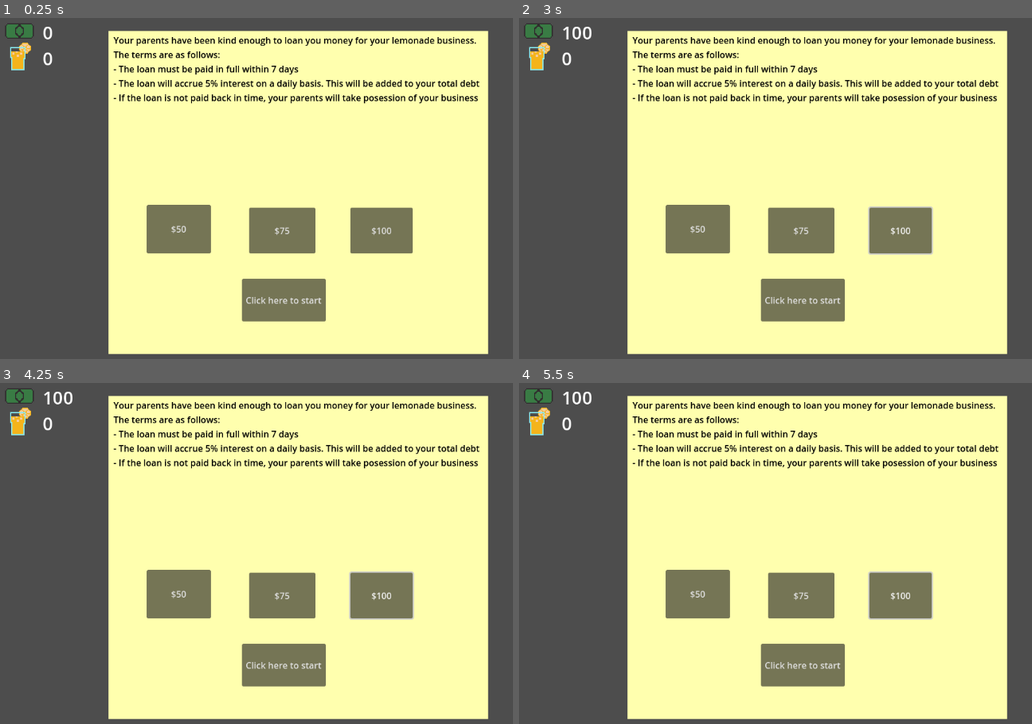
Above: before the commit, frames 1-4 (two rows, left to right).
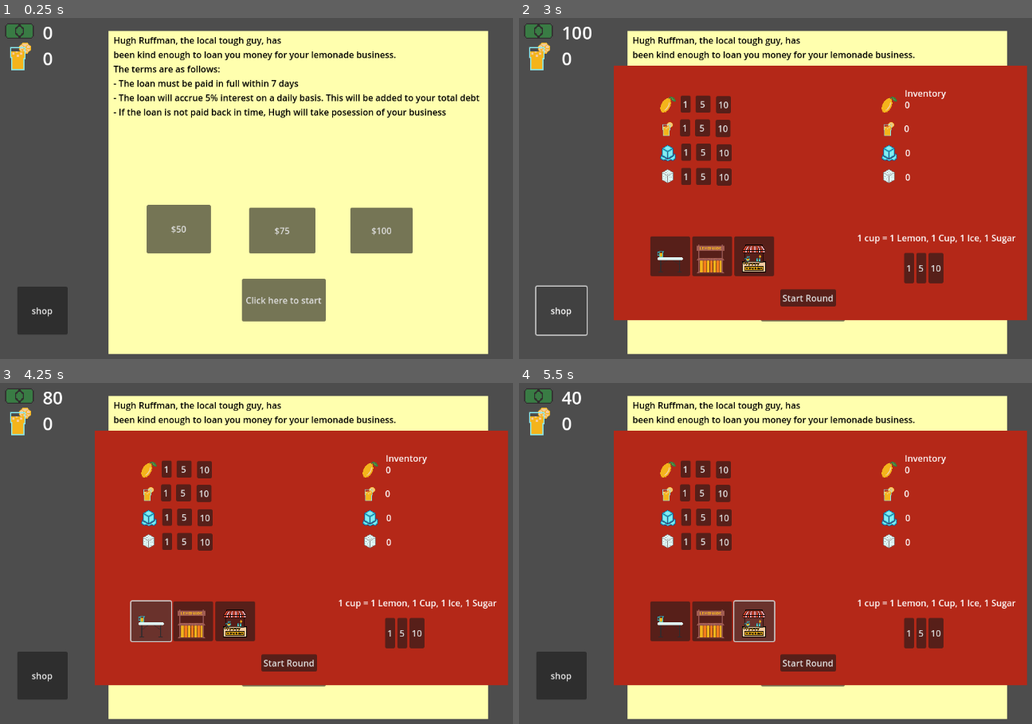
Above: after the commit, the same moments.

Repository: Jrees98/GMTK24
Game: Godot game, scene res://Scenes/main.tscn
Same seed, same stepped clock (60 frames per second), same inputs: the game is played once before the commit and once after it.
Inputs (mouse positions are in pixels of both pictures, inside the frame that each line leads up to):
- Up to frame 1 (0.25 s): no input
- Up to frame 2 (3 s): click "$50" at 0.5 s; click "$75" at 1.25 s; click "$100" at 2 s; click (560, 311) at 2.75 s, where only the run after the commit has a clickable "shop"
- Up to frame 3 (4.25 s): click (148, 621) at 3.52 s
- Up to frame 4 (5.5 s): click (713, 621) at 4.27 s; click (754, 621) at 5.02 s

The runs differ from the first frame. In frame 1, 5.8% of the frame differs, in the area x 3-94%, y 5-93%; in frame 2, 62%; in frame 3, 63%, in the area x 3-100%, y 2-93%; in frame 4, 63%.

Commit message:
add timers

Diff:
--- a/Scenes/customer.tscn
+++ b/Scenes/customer.tscn
@@ -122,7 +122,7 @@
 autoplay = "walk"
 
 [node name="PurchasedLemonade" type="Timer" parent="."]
-wait_time = 0.5
+wait_time = 2.0
 
 [node name="AudioStreamPlayer2D" type="AudioStreamPlayer2D" parent="."]
 stream = ExtResource("4_rie7u")
--- a/Scenes/main.tscn
+++ b/Scenes/main.tscn
@@ -19,9 +19,181 @@
 [node name="Main" type="Node2D" groups=["customers", "lemons"]]
 script = ExtResource("1_yitt0")
 
+[node name="Shop" type="CanvasLayer" parent="."]
+process_mode = 3
+layer = 10
+visible = false
+
+[node name="ColorRect" type="ColorRect" parent="Shop"]
+offset_left = 177.0
+offset_top = 101.0
+offset_right = 924.0
+offset_bottom = 562.0
+color = Color(0.705882, 0.156863, 0.0941176, 1)
+
+[node name="Lemons" parent="Shop" instance=ExtResource("6_x1x7r")]
+position = Vector2(274, 171)
+texture = ExtResource("6_0syao")
+quantity_1 = 1
+price_1 = 1
+quantity_2 = 5
+price_2 = 5
+quantity_3 = 10
+price_3 = 10
+inventory_item_texture = ExtResource("6_0syao")
+item_type = "lemons"
+
+[node name="Cups" parent="Shop" instance=ExtResource("6_x1x7r")]
+position = Vector2(273, 214)
+texture = ExtResource("6_y5hbf")
+quantity_1 = 1
+price_1 = 1
+quantity_2 = 5
+price_2 = 5
+quantity_3 = 10
+price_3 = 10
+inventory_item_texture = ExtResource("6_y5hbf")
+item_type = "cups"
+
+[node name="Ice" parent="Shop" instance=ExtResource("6_x1x7r")]
+position = Vector2(275, 258)
+texture = ExtResource("8_oib8b")
+quantity_1 = 1
+price_1 = 1
+quantity_2 = 5
+price_2 = 5
+quantity_3 = 10
+price_3 = 10
+inventory_item_texture = ExtResource("8_oib8b")
+item_type = "ice"
+
+[node name="Sugar" parent="Shop" instance=ExtResource("6_x1x7r")]
+position = Vector2(275, 302)
+texture = ExtResource("9_c5dqx")
+quantity_1 = 1
+price_1 = 1
+quantity_2 = 5
+price_2 = 5
+quantity_3 = 10
+price_3 = 10
+inventory_item_texture = ExtResource("9_c5dqx")
+item_type = "sugar"
+
+[node name="Start_Round" type="Button" parent="Shop"]
+offset_left = 478.0
+offset_top = 506.0
+offset_right = 579.0
+offset_bottom = 537.0
+text = "Start Round"
+
+[node name="InventoryTag" type="Label" parent="Shop"]
+offset_left = 703.0
+offset_top = 139.0
+offset_right = 778.0
+offset_bottom = 162.0
+text = "Inventory"
+
+[node name="Recipie" type="Label" parent="Shop"]
+offset_left = 617.0
+offset_top = 401.0
+offset_right = 904.0
+offset_bottom = 424.0
+text = "1 cup = 1 Lemon, 1 Cup, 1 Ice, 1 Sugar"
+
+[node name="ShopsHBox" type="HBoxContainer" parent="Shop"]
+offset_left = 243.0
+offset_top = 410.0
+offset_right = 467.0
+offset_bottom = 482.0
+
+[node name="TableTier1" type="Button" parent="Shop/ShopsHBox"]
+layout_mode = 2
+icon = ExtResource("12_jp0pq")
+
+[node name="TableTier2" type="Button" parent="Shop/ShopsHBox"]
+layout_mode = 2
+icon = ExtResource("13_uqnds")
+
+[node name="TableTier3" type="Button" parent="Shop/ShopsHBox"]
+layout_mode = 2
+icon = ExtResource("14_bn7ue")
+
+[node name="MakeLemonadeHBox" type="HBoxContainer" parent="Shop"]
+offset_left = 702.0
+offset_top = 440.0
+offset_right = 766.0
+offset_bottom = 495.0
+
+[node name="MakeLemonade" parent="Shop/MakeLemonadeHBox" instance=ExtResource("8_dqkwq")]
+layout_mode = 2
+amount_to_make = 1
+
+[node name="MakeLemonade3" parent="Shop/MakeLemonadeHBox" instance=ExtResource("8_dqkwq")]
+layout_mode = 2
+amount_to_make = 5
+
+[node name="MakeLemonade2" parent="Shop/MakeLemonadeHBox" instance=ExtResource("8_dqkwq")]
+layout_mode = 2
+amount_to_make = 10
+
+[node name="StartScreen" type="CanvasLayer" parent="."]
+process_mode = 3
+
+[node name="ColorRect" type="ColorRect" parent="StartScreen"]
+offset_left = 202.0
+offset_top = 38.0
+offset_right = 888.0
+offset_bottom = 623.0
+color = Color(1, 1, 0.682353, 1)
+
+[node name="StartGame" type="Button" parent="StartScreen"]
+offset_left = 443.0
+offset_top = 487.0
+offset_right = 595.0
+offset_bottom = 564.0
+text = "Click here to start"
+
+[node name="Borrow50" type="Button" parent="StartScreen"]
+offset_left = 271.0
+offset_top = 353.0
+offset_right = 387.0
+offset_bottom = 441.0
+text = "$50"
+
+[node name="Borrow75" type="Button" parent="StartScreen"]
+offset_left = 456.0
+offset_top = 358.0
+offset_right = 576.0
+offset_bottom = 441.0
+text = "$75"
+
+[node name="Borrow100" type="Button" parent="StartScreen"]
+offset_left = 639.0
+offset_top = 358.0
+offset_right = 752.0
+offset_bottom = 441.0
+text = "$100"
+
+[node name="TutorialText" type="Label" parent="StartScreen"]
+offset_left = 211.0
+offset_top = 43.0
+offset_right = 873.0
+offset_bottom = 170.0
+theme_override_colors/font_color = Color(0, 0, 0, 1)
+text = "Hugh Ruffman, the local tough guy, has
+been kind enough to loan you money for your lemonade business.
+The terms are as follows:
+- The loan must be paid in full within 7 days
+- The loan will accrue 5% interest on a daily basis. This will be added to your total debt
+- If the loan is not paid back in time, Hugh will take posession of your business"
+
 [node name="Global_Controller" type="Node" parent="."]
 process_mode = 3
 script = ExtResource("2_iagkp")
+
+[node name="LemonadeStand" parent="." instance=ExtResource("1_433fu")]
+position = Vector2(567, 261)
+scale = Vector2(3, 3)
 
 [node name="Spawner" parent="." instance=ExtResource("4_ix7xf")]
 position = Vector2(1003, 372)
@@ -64,181 +236,25 @@
 theme_override_font_sizes/font_size = 32
 text = "Dollars"
 
-[node name="StartScreen" type="CanvasLayer" parent="."]
-process_mode = 2
-
-[node name="ColorRect" type="ColorRect" parent="StartScreen"]
-offset_left = 202.0
-offset_top = 38.0
-offset_right = 888.0
-offset_bottom = 623.0
-color = Color(1, 1, 0.682353, 1)
-
-[node name="StartGame" type="Button" parent="StartScreen"]
-offset_left = 443.0
-offset_top = 487.0
-offset_right = 595.0
-offset_bottom = 564.0
-text = "Click here to start"
-
-[node name="Borrow50" type="Button" parent="StartScreen"]
-offset_left = 271.0
-offset_top = 353.0
-offset_right = 387.0
-offset_bottom = 441.0
-text = "$50"
-
-[node name="Borrow75" type="Button" parent="StartScreen"]
-offset_left = 456.0
-offset_top = 358.0
-offset_right = 576.0
-offset_bottom = 441.0
-text = "$75"
-
-[node name="Borrow100" type="Button" parent="StartScreen"]
-offset_left = 639.0
-offset_top = 358.0
-offset_right = 752.0
-offset_bottom = 441.0
-text = "$100"
-
-[node name="TutorialText" type="Label" parent="StartScreen"]
-offset_left = 211.0
-offset_top = 43.0
-offset_right = 873.0
-offset_bottom = 170.0
-theme_override_colors/font_color = Color(0, 0, 0, 1)
-text = "Your parents have been kind enough to loan you money for your lemonade business.
-The terms are as follows:
-- The loan must be paid in full within 7 days
-- The loan will accrue 5% interest on a daily basis. This will be added to your total debt
-- If the loan is not paid back in time, your parents will take posession of your business"
-
-[node name="Shop" type="CanvasLayer" parent="."]
-process_mode = 2
-visible = false
-
-[node name="ColorRect" type="ColorRect" parent="Shop"]
-offset_left = 177.0
-offset_top = 101.0
-offset_right = 924.0
-offset_bottom = 562.0
-color = Color(0.705882, 0.156863, 0.0941176, 1)
-
-[node name="Lemons" parent="Shop" instance=ExtResource("6_x1x7r")]
-position = Vector2(274, 171)
-texture = ExtResource("6_0syao")
-quantity_1 = 1
-price_1 = 1
-quantity_2 = 5
-price_2 = 5
-quantity_3 = 10
-price_3 = 10
-inventory_item_texture = ExtResource("6_0syao")
-item_type = "lemons"
-
-[node name="Cups" parent="Shop" instance=ExtResource("6_x1x7r")]
-position = Vector2(273, 214)
-texture = ExtResource("6_y5hbf")
-quantity_1 = 1
-price_1 = 1
-quantity_2 = 5
-price_2 = 5
-quantity_3 = 10
-price_3 = 10
-inventory_item_texture = ExtResource("6_y5hbf")
-item_type = "cups"
-
-[node name="Ice" parent="Shop" instance=ExtResource("6_x1x7r")]
-position = Vector2(275, 258)
-texture = ExtResource("8_oib8b")
-quantity_1 = 1
-price_1 = 1
-quantity_2 = 5
-price_2 = 5
-quantity_3 = 10
-price_3 = 10
-inventory_item_texture = ExtResource("8_oib8b")
-item_type = "ice"
-
-[node name="Sugar" parent="Shop" instance=ExtResource("6_x1x7r")]
-position = Vector2(275, 302)
-texture = ExtResource("9_c5dqx")
-quantity_1 = 1
-price_1 = 1
-quantity_2 = 5
-price_2 = 5
-quantity_3 = 10
-price_3 = 10
-inventory_item_texture = ExtResource("9_c5dqx")
-item_type = "sugar"
-
-[node name="Start_Round" type="Button" parent="Shop"]
-offset_left = 478.0
-offset_top = 506.0
-offset_right = 579.0
-offset_bottom = 537.0
-text = "Start Round"
-
-[node name="InventoryTag" type="Label" parent="Shop"]
-offset_left = 703.0
-offset_top = 139.0
-offset_right = 778.0
-offset_bottom = 162.0
-text = "Inventory"
-
-[node name="Recipie" type="Label" parent="Shop"]
-offset_left = 617.0
-offset_top = 401.0
-offset_right = 904.0
-offset_bottom = 424.0
-text = "1 cup = 1 Lemon, 1 Cup, 1 Ice, 1 Sugar"
-
-[node name="ShopsHBox" type="HBoxContainer" parent="Shop"]
-offset_left = 243.0
-offset_top = 410.0
-offset_right = 467.0
-offset_bottom = 482.0
-
-[node name="TableTier1" type="Button" parent="Shop/ShopsHBox"]
-layout_mode = 2
-icon = ExtResource("12_jp0pq")
-
-[node name="TableTier2" type="Button" parent="Shop/ShopsHBox"]
-layout_mode = 2
-icon = ExtResource("13_uqnds")
-
-[node name="TableTier3" type="Button" parent="Shop/ShopsHBox"]
-layout_mode = 2
-icon = ExtResource("14_bn7ue")
-
-[node name="MakeLemonadeHBox" type="HBoxContainer" parent="Shop"]
-offset_left = 702.0
-offset_top = 440.0
-offset_right = 766.0
-offset_bottom = 495.0
-
-[node name="MakeLemonade" parent="Shop/MakeLemonadeHBox" instance=ExtResource("8_dqkwq")]
-layout_mode = 2
-amount_to_make = 1
-
-[node name="MakeLemonade3" parent="Shop/MakeLemonadeHBox" instance=ExtResource("8_dqkwq")]
-layout_mode = 2
-amount_to_make = 5
-
-[node name="MakeLemonade2" parent="Shop/MakeLemonadeHBox" instance=ExtResource("8_dqkwq")]
-layout_mode = 2
-amount_to_make = 10
-
-[node name="LemonadeStand" parent="." instance=ExtResource("1_433fu")]
-position = Vector2(567, 261)
-scale = Vector2(3, 3)
-
+[node name="RoundTimer" type="Timer" parent="."]
+process_mode = 3
+wait_time = 50.0
+one_shot = true
+
+[node name="shoptest" type="Button" parent="."]
+offset_left = 37.0
+offset_top = 501.0
+offset_right = 128.0
+offset_bottom = 588.0
+text = "shop"
+
+[connection signal="pressed" from="Shop/Start_Round" to="." method="_on_start_round_pressed"]
+[connection signal="pressed" from="Shop/ShopsHBox/TableTier1" to="." method="_on_table_tier_1_pressed"]
+[connection signal="pressed" from="Shop/ShopsHBox/TableTier2" to="." method="_on_table_tier_2_pressed"]
+[connection signal="pressed" from="Shop/ShopsHBox/TableTier3" to="." method="_on_table_tier_3_pressed"]
 [connection signal="pressed" from="StartScreen/StartGame" to="." method="_on_start_game_pressed"]
 [connection signal="pressed" from="StartScreen/Borrow50" to="." method="_on_borrow_50_pressed"]
 [connection signal="pressed" from="StartScreen/Borrow75" to="." method="_on_borrow_75_pressed"]
 [connection signal="pressed" from="StartScreen/Borrow100" to="." method="_on_borrow_100_pressed"]
-[connection signal="pressed" from="Shop/Start_Round" to="." method="_on_start_round_pressed"]
-[connection signal="pressed" from="Shop/ShopsHBox/TableTier1" to="." method="_on_table_tier_1_pressed"]
-[connection signal="pressed" from="Shop/ShopsHBox/TableTier2" to="." method="_on_table_tier_2_pressed"]
-[connection signal="pressed" from="Shop/ShopsHBox/TableTier3" to="." method="_on_table_tier_3_pressed"]
+[connection signal="timeout" from="RoundTimer" to="." method="_on_round_timer_timeout"]
+[connection signal="pressed" from="shoptest" to="." method="_on_shoptest_pressed"]
--- a/Scenes/spawner.tscn
+++ b/Scenes/spawner.tscn
@@ -7,7 +7,6 @@
 script = ExtResource("1_po47d")
 customer_scene = ExtResource("2_uvomi")
 
-[node name="spawner_timer" type="Timer" parent="."]
-autostart = true
+[node name="spawner_timer" type="Timer" parent="." groups=["customers"]]
 
 [connection signal="timeout" from="spawner_timer" to="." method="_on_spawner_timer_timeout"]
--- a/Scripts/Global.gd
+++ b/Scripts/Global.gd
@@ -22,6 +22,8 @@
 var tier2_purchase_chance : int
 var tier3_purchase_chance : int
 
+var rounds_played : int
+
 # Called when the node enters the scene tree for the first time.
 func _ready():
 	tier1_purchase_chance = tier1_cost
--- a/Scripts/main.gd
+++ b/Scripts/main.gd
@@ -5,7 +5,7 @@
 func _ready():
 	$Dollars.text = "0"
 	$Lemonade.text = "0"
-	get_tree().paused = true
+	#get_tree().paused = true
 
 
 # Called every frame. 'delta' is the elapsed time since the previous frame.
@@ -35,8 +35,12 @@
 
 
 func _on_start_round_pressed():
+	Global.rounds_played += 1
+	$RoundTimer.start()
 	get_tree().paused = false
 	$Shop.hide()
+	$Spawner/spawner_timer.start()
+	$Spawner2/spawner_timer.start()
 
 
 func _on_table_tier_1_pressed():
@@ -62,3 +66,16 @@
 		$LemonadeStand/AnimatedSprite2D.frame = 2
 		Global.customer_purchase_chance = Global.tier3_purchase_chance
 		print(Global.customer_purchase_chance)
+
+
+func _on_round_timer_timeout():
+	$Shop.visible = true
+	$Spawner/spawner_timer.stop()
+	$Spawner2/spawner_timer.stop()
+
+func pause_game():
+	get_tree().paused = true
+
+
+func _on_shoptest_pressed():
+	$Shop.visible = true
